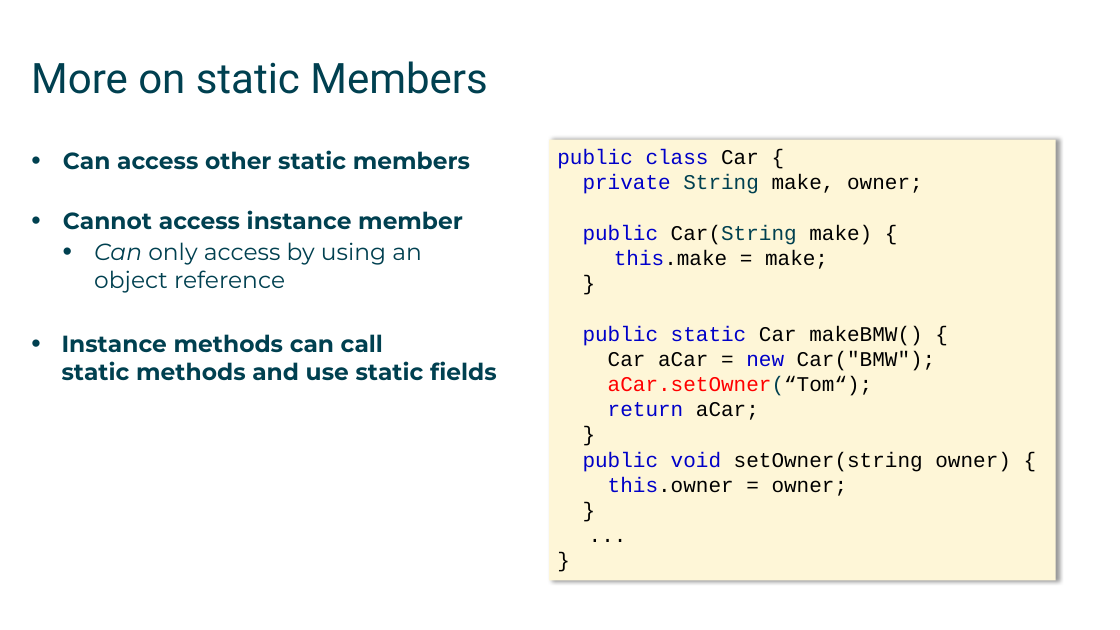
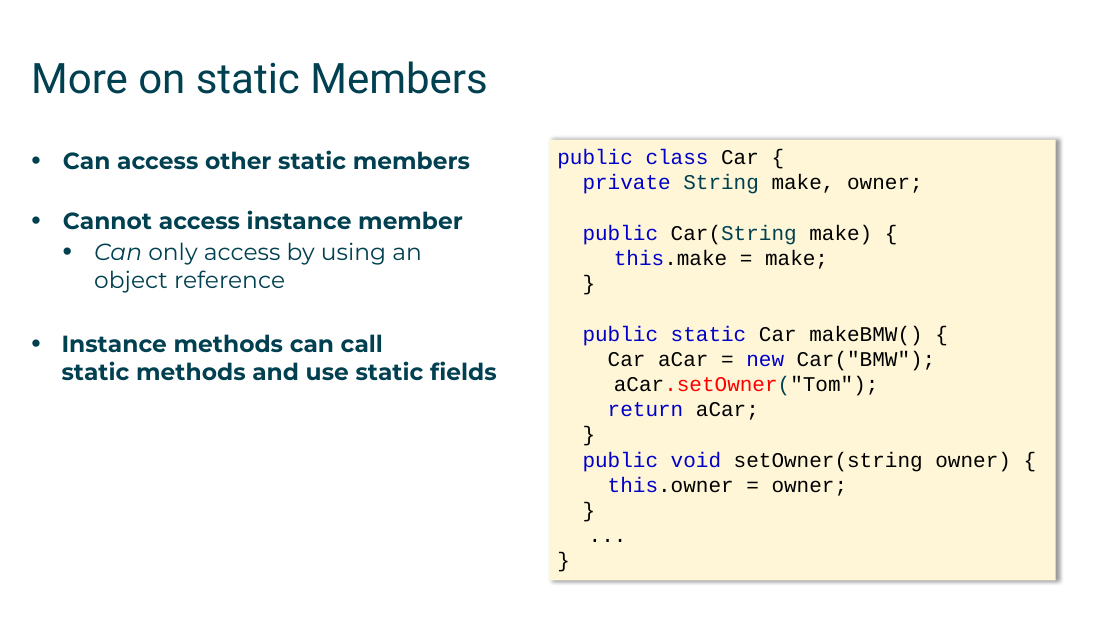
Before and after one commit to mikebaradaran/csharp, a slide deck: slide 8 of 03-Static fields and methods.pptx. Drawn at 1120x630 pixels with LibreOffice and Linux fonts; fonts in the diff are those of the drawing. Boxes give left, top, right and bottom in pixels: in the first picture for what was removed or moved away, otherwise in the second. Text is boxed around its words. In the diff, an @@ line names an element or a change of style, - is before the commit and + after.

```diff
--- a/03-Static fields and methods.pptx
+++ b/03-Static fields and methods.pptx
@@ text in rectangle at [614,376,879,396]: text changed; text colour #FF0000 to #000000 @@
-aCar.setOwner(“Tom“);
+aCar.setOwner("Tom");
```
Also in this commit, not shown: 3 other slides changed, 2 other files.
